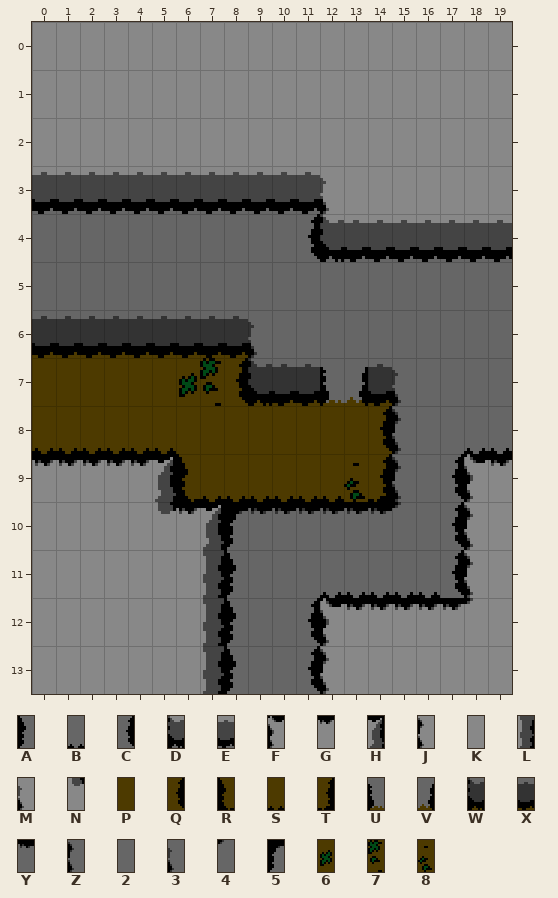
Level history. Tiled map: tiled/hills_room_5.tmx. Above, as it was before the edit.
Cells are 8x16 px. Shown: x 0..19, y 0..13.
Key: from "hills_high": A 0, B 1, C 2, D 3, E 4, F 6, G 7, H 8, J 9, K 10, L 11, M 12, N 15; from "hills_ledges": P 1, Q 2, R 3, S 4, T 5, U 6, V 7, W 18, X 19, Y 22, Z 24, 2 25, 3 27, 4 29, 5 31; from "hills_veg": 6 0, 7 2, 8 3.
_ is an empty cell.
Layer "Tile Layer 1" before, first column x 0:
 0 KKKKKKKKKKKKKKKKKKK
 1 KKKKKKKKKKKKKKKKKKK
 2 KKKKKKKKKKKKKKKKKKK
 3 EEEEEEEEEEEEMKKKKKK
 4 22222222222CDEEEEEE
 5 2222222222222222222
 6 XXXXXXXXX3222222222
 7 PPPPPP67QWXXUVX3222
 8 SSSSSSPPPPPPPPQZ22B
 9 GGGGGHRSSSSSS8TZ2CF
10 KKKKKNGH5YYYYYY42CJ
11 KKKKKKKLA222BBBBBCJ
And afterwards:
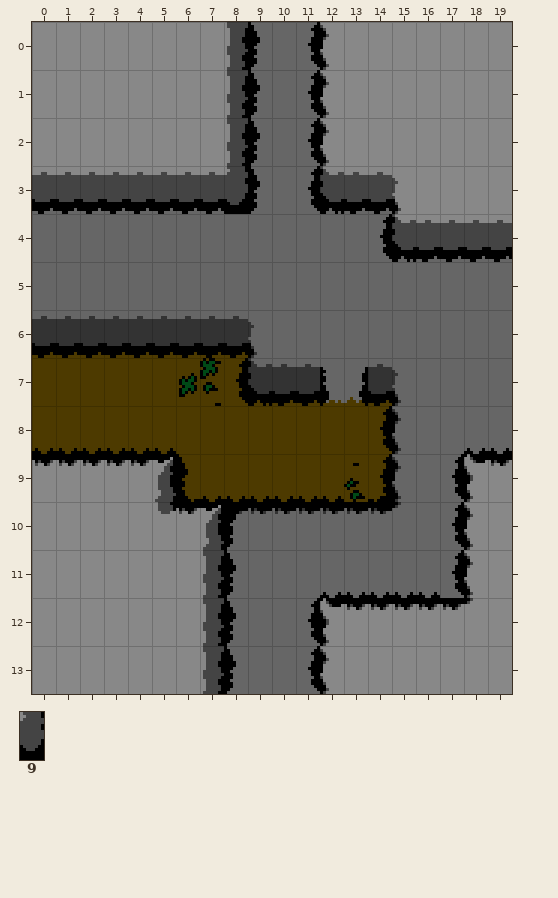
Further tiles: from "hills_high": 9 5.
What changed:
Layer "Tile Layer 1":
y 0..2: x 8..12 KKKKK -> LA2CJ
y 3: x 8..15 EEEEMKKK -> 9A2CDEEM
y 4: x 11..15 CDEEE -> 222CD
Boxes around the changes in both pictures, in picture pixels (x1, y1, x2, y2):
changed: (224, 22, 416, 262)
